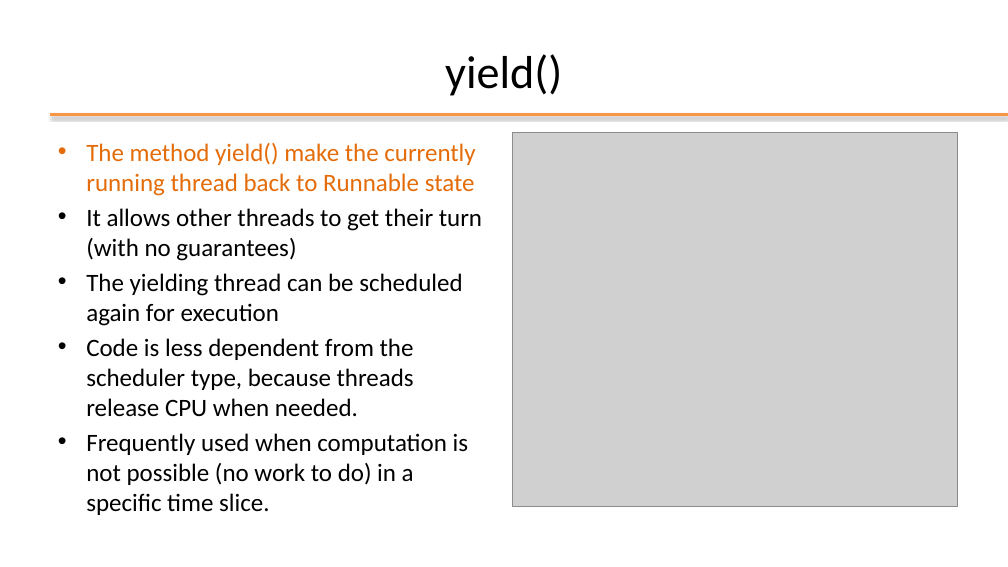
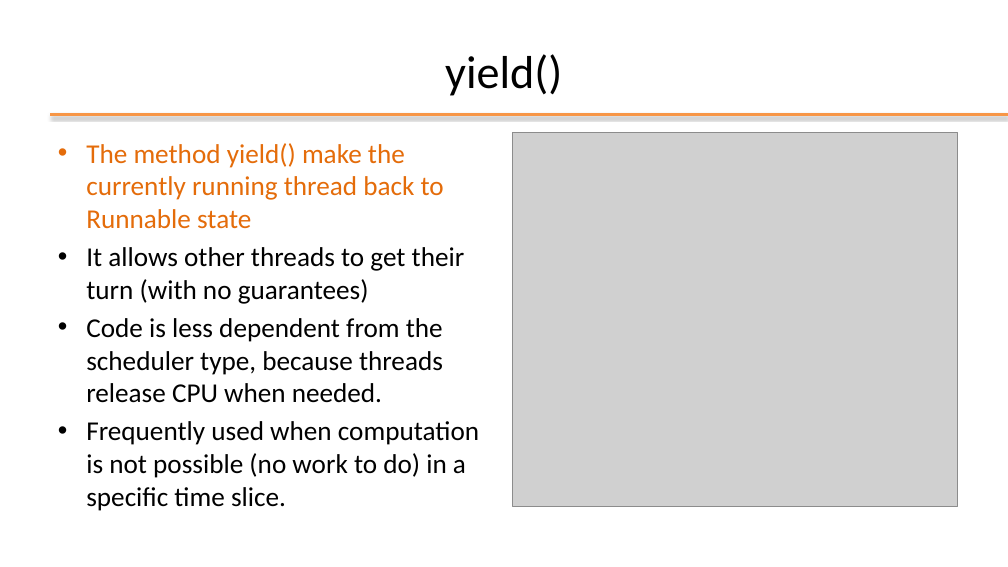
Before and after one commit to nbicocchi/learn-java-core, a slide deck: slide 29 of assets/slides/P2 - Java Multi-Threading.pptx (slide 33 before the commit). Drawn at 1008x567 pixels with LibreOffice and Linux fonts; fonts in the diff are those of the drawing; grey boxes stand for pictures; background and template pictures are left out. Boxes give left, top, right and bottom in pixels: in the first picture for what was removed or moved away, otherwise in the second. Text is boxed around its words. In the diff, an @@ line names an element or a change of style, - is before the commit and + after.

```diff
--- a/assets/slides/P2 - Java Multi-Threading.pptx
+++ b/assets/slides/P2 - Java Multi-Threading.pptx
@@ text "The method yield() make the ..." at box(86, 143, 479, 511): size 23.8 to 25.9 pt @@
@@ text at box(86, 273, 462, 326): paragraph removed @@
-• The yielding thread can be scheduled again for execution
```
Also in this commit, not shown: 8 other slides changed, 12 slides removed, 2 other files.
